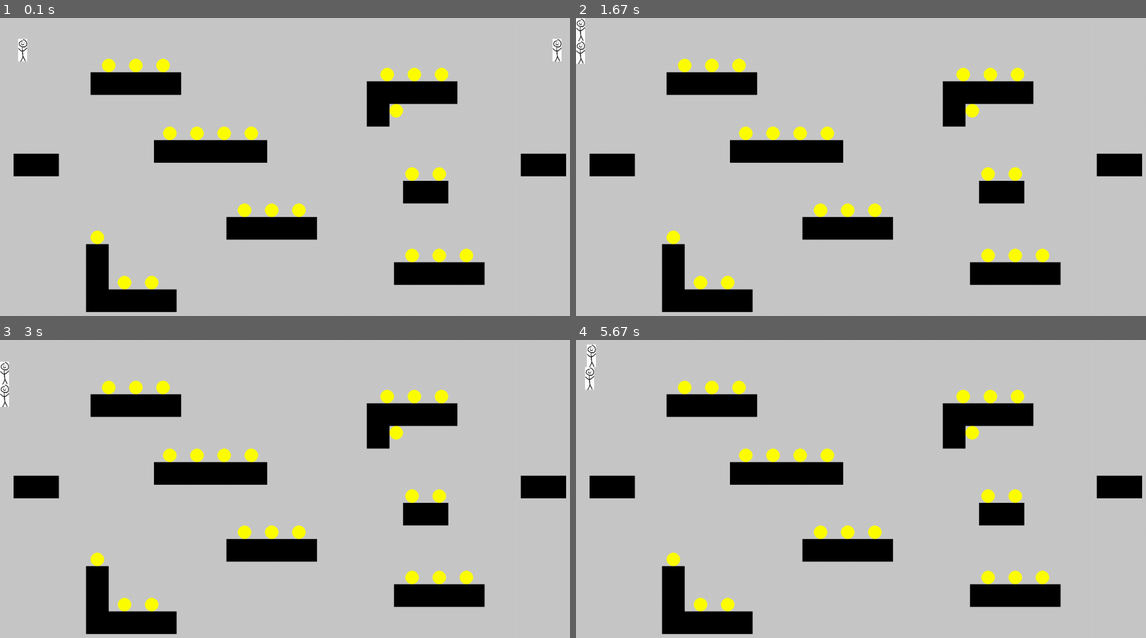
Above: before the commit, frames 1-4 (two rows, left to right).
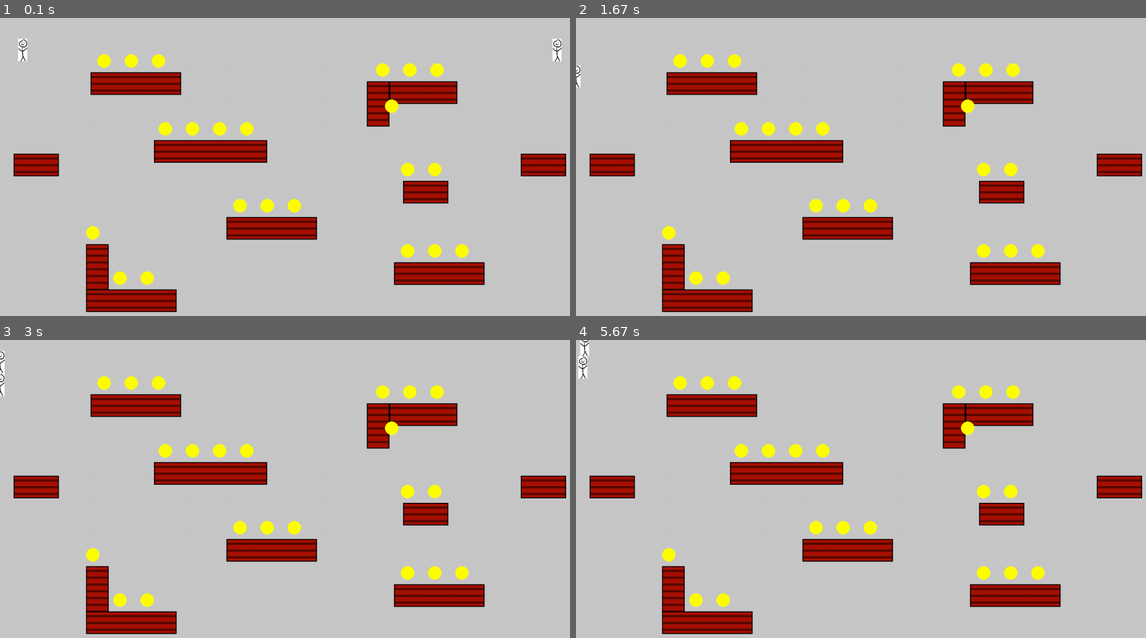
Above: after the commit, the same moments.

Repository: CS196Illinois/Group10-FA21
Game: pygame game, started from Project/game.py
Same seed, same stepped clock (60 frames per second), same inputs: the game is played once before the commit and once after it.
Inputs:
- Up to frame 1 (0.1 s): no input
- Up to frame 2 (1.67 s): hold A 0.33-0.8 s; hold Right 0.33-0.8 s; hold Right 0.83-1.3 s; hold D 0.83-1.3 s; tap Space at 0.9, 1.2, 1.4 s; hold Up 1.33-1.63 s; hold W 1.33-1.63 s
- Up to frame 3 (3 s): hold Right 1.67-2.13 s; hold D 1.67-2.13 s; tap Space at 1.73, 2.03, 2.23, 2.53, 2.8 s; hold Left 2.17-2.7 s; hold A 2.17-2.7 s; hold Down from 2.73 s (still down); hold S from 2.73 s (still down)
- Up to frame 4 (5.67 s): release Down at 3.03 s; release S at 3.03 s; hold Left 3.07-3.47 s; hold A 3.07-3.47 s; tap Space at 3.13, 3.43, 3.57, 3.97, 4.27, 4.63, 5.03, 5.33, 5.53 s; hold Up 3.5-3.87 s; hold W 3.5-3.87 s; hold Right 3.9-4.53 s; hold D 3.9-4.53 s; hold Down 4.57-4.93 s; hold S 4.57-4.93 s; hold Left 4.97-5.43 s; hold A 4.97-5.43 s; hold Right from 5.47 s (still down); hold D from 5.47 s (still down)

The runs differ from the first frame. In frame 1, 12% of the frame differs, in the area x 2-100%, y 12-99%; in frame 2, 12%; in frame 3, 12%; in frame 4, 12%, in the area x 0-100%, y 0-99%.

Commit message:
redo player 2 code, add platform changes

Diff:
--- a/Project/game.py
+++ b/Project/game.py
@@ -12,7 +12,6 @@
     KEYDOWN,
     K_SPACE,
     QUIT,
-    Color,
     K_w,
     K_a,
     K_s,
@@ -25,37 +24,36 @@
 SCREEN_WIDTH = 1280
 SCREEN_HEIGHT = 720
 
-PLAYER_ONE_START_X = 0
-PLAYER_ONE_START_Y = 0
 PLAYER_MOVE_SPEED = 8
 
 class Player(pygame.sprite.Sprite):
 
-    def __init__(self):
+    def __init__(self, xPos, yPos, controlDict):
         super(Player, self).__init__()
         self.surf = pygame.transform.scale(pygame.image.load("Project/playerSprite.png").convert(), (20,50))
-        self.rect = self.surf.get_rect(center = (50,50))
+        self.rect = self.surf.get_rect(center = (xPos, yPos))
         self.dx, self.dy = 0, 0
         self.touchingPlatform = False
         self.score = 0
+        self.controlDict = controlDict
 
 
     def update(self, pressed_keys, possibleCollisionSprites):
         self.moving = False
 
-        if pressed_keys[K_UP] and self.touchingPlatform:
+        if pressed_keys[self.controlDict["jump"]] and self.touchingPlatform:
             self.dy = -20
-        if pressed_keys[K_DOWN]:
+        if pressed_keys[self.controlDict["down"]]:
             #debug float, replace with groundpound later
             self.dy = 5
-        if pressed_keys[K_LEFT]:
+        if pressed_keys[self.controlDict["left"]]:
             self.moving = True
             if self.dx > PLAYER_MOVE_SPEED * -1:
                 if self.touchingPlatform:
                     self.dx -= 2
                 else:
                     self.dx -= 1
-        if pressed_keys[K_RIGHT]:
+        if pressed_keys[self.controlDict["right"]]:
             self.moving = True
             if self.dx < PLAYER_MOVE_SPEED:
                 if self.touchingPlatform:
@@ -91,11 +89,6 @@
         self.collidedList.remove(self) #prevent the player from colliding with itself
         self.touchingPlatform = False
 
-
-        #if no collisions, you're done, just return
-        if not self.collidedList:
-            return
-
         #if there are collisions, you need to push the player out of those future collisions now
         #this might have buggy results if multiple platforms are collided or have contradicting pushouts
         for collidedSprite in self.collidedList:
@@ -127,130 +120,17 @@
                     self.rect.move_ip(collidedSprite.rect.right - self.rect.left, 0)
                     self.dx = 0
 
-        if self.rect.left < 0:
-            self.rect.left = 0
-        elif self.rect.right > SCREEN_WIDTH:
-            self.rect.right = SCREEN_WIDTH
-        if self.rect.top <= 0:
-            self.rect.top = 0
-        elif self.rect.bottom >= SCREEN_HEIGHT:
-            self.rect.bottom = SCREEN_HEIGHT
-
-class Player2(pygame.sprite.Sprite):
-
-    def __init__(self):
-        super(Player2, self).__init__()
-        self.surf = pygame.transform.scale(pygame.image.load("Project/playerSprite.png").convert(), (20,50))
-        self.rect = self.surf.get_rect(center = (SCREEN_WIDTH-50,50))
-        self.dx, self.dy = 0, 0
-        self.touchingPlatform = False
-        self.score = 0
-
-
-    def update(self, pressed_keys, possibleCollisionSprites):
-        self.moving = False
-
-        if pressed_keys[K_w] and self.touchingPlatform:
-            self.dy = -20
-        if pressed_keys[K_s]:
-            #debug float, replace with groundpound later
-            self.dy = 5
-        if pressed_keys[K_a]:
-            self.moving = True
-            if self.dx > PLAYER_MOVE_SPEED * -1:
-                if self.touchingPlatform:
-                    self.dx -= 2
-                else:
-                    self.dx -= 1
-        if pressed_keys[K_d]:
-            self.moving = True
-            if self.dx < PLAYER_MOVE_SPEED:
-                if self.touchingPlatform:
-                    self.dx += 2
-                else:
-                    self.dx += 1
-        #resets character position for demo
-        if pressed_keys[K_SPACE]:
-            self.dx = 0
-            self.dy = 0
-            self.rect.center = (0,0)
-            self.score = 0
-        #deceleration/friction
-        if self.touchingPlatform and not self.moving:
-            self.dx = 0
-
-        for coin in pygame.sprite.spritecollide(self, coin_sprites, True, collided = None):
-            self.score += 1
-            coin.kill()
-            print(self.score)
-
-        # cool collision detection below here
-        self.dy += 1
-        self.oldrect = self.rect.copy()
-        #steps forward one tick of movement and sees if there is a collision then
-        self.rect.move_ip(self.dx,self.dy)
-        self.collidedList = pygame.sprite.spritecollide(self, possibleCollisionSprites, False)
-        self.collidedList.remove(self) #prevent the player from colliding with itself
-        self.touchingPlatform = False
-
-
-        #if no collisions, you're done, just return
-        if not self.collidedList:
-                return
-
-        #if there are collisions, you need to push the player out of those future collisions now
-        #this might have buggy results if multiple platforms are collided or have contradicting pushouts
-        for collidedSprite in self.collidedList:
-            #check if player is directly above or below other sprite
-            #we use oldrect for comparison to prevent pushing into the sides causing the square to jump to the top
-            if collidedSprite.rect.left < self.oldrect.right and collidedSprite.rect.right > self.oldrect.left:
-
-                #if player is above collided sprite
-                if collidedSprite.rect.top < self.rect.bottom and collidedSprite.rect.bottom > self.rect.bottom:
-                    self.rect.move_ip(0, collidedSprite.rect.top - self.rect.bottom) #push out of platform
-                    self.dy = 0
-                    self.touchingPlatform = True
-
-                #if player is below collided sprite
-                elif collidedSprite.rect.bottom > self.rect.top and collidedSprite.rect.top < self.rect.top:
-                    self.rect.move_ip(0, collidedSprite.rect.bottom - self.rect.top)
-                    self.dy = 0
-
-            #check if player is mainly left or right of other sprite
-            if collidedSprite.rect.top < self.rect.bottom and collidedSprite.rect.bottom > self.rect.top:
-
-                #if player is left of collided sprite
-                if collidedSprite.rect.left < self.rect.right and collidedSprite.rect.left > self.rect.left:
-                    self.rect.move_ip(collidedSprite.rect.left - self.rect.right, 0)
-                    self.dx = 0
-
-                #if player is right of collided sprite
-                elif collidedSprite.rect.right > self.rect.left and collidedSprite.rect.right < self.rect.right:
-                    self.rect.move_ip(collidedSprite.rect.right - self.rect.left, 0)
-                    self.dx = 0
-
-
-
-
-        if self.rect.left < 0:
-            self.rect.left = 0
-        elif self.rect.right > SCREEN_WIDTH:
-            self.rect.right = SCREEN_WIDTH
-        if self.rect.top <= 0:
-            self.rect.top = 0
-        elif self.rect.bottom >= SCREEN_HEIGHT:
-            self.rect.bottom = SCREEN_HEIGHT
 
 class Coin(pygame.sprite.Sprite):
     def __init__(self, xPos, yPos):
         super(Coin, self).__init__()
-        self.surf = pygame.Surface((50,50))
+        self.surf = pygame.Surface((30,30))
         self.surf.set_colorkey((0,0,0))
         self.rect = self.surf.get_rect(
             left = xPos,
             top = yPos
         )
-        pygame.draw.circle(self.surf, (255,255,0), (25,25), 15)
+        pygame.draw.circle(self.surf, (255,255,0), (15, 15), 15)
 
 
 class Platform(pygame.sprite.Sprite):
@@ -262,6 +142,9 @@
             left = xPos,
             top = yPos
         )
+        pygame.draw.rect(self.surf, (168, 17, 0), pygame.Rect(2, 2, self.rect.width - 4, self.rect.height - 4))
+        for i in range(8, self.rect.height - 2, 15):
+            pygame.draw.rect(self.surf, (87, 9, 0), pygame.Rect(2, i, self.rect.width - 4, 5))
 
 # helper function that creates a new platform and adds it to the needed sprite groups
 def newPlatform(xPos, yPos, xSize, ySize):
@@ -269,26 +152,43 @@
     solid_sprites.add(myPlatform)
     all_sprites.add(myPlatform)
 
+def newCoin(xPos, yPos):
+    myCoin = Platform(xPos, yPos)
+    coin_sprites.add(myCoin)
+    all_sprites.add(myCoin)
+
 pygame.init()
 
 clock = pygame.time.Clock()
 
 screen = pygame.display.set_mode((SCREEN_WIDTH, SCREEN_HEIGHT))
 
-
-
-player = Player()
-player2 = Player2()
+# player control dictonary, mapping an action to a keypress
+p1ControlDict = {
+    "jump": K_w,
+    "left": K_a,
+    "down": K_s,
+    "right": K_d
+}
+p2ControlDict = {
+    "jump": K_UP,
+    "left": K_LEFT,
+    "down": K_DOWN,
+    "right": K_RIGHT
+}
+
+player1 = Player(50, 50, p1ControlDict)
+player2 = Player(SCREEN_WIDTH - 50, 50, p2ControlDict)
 
 
 all_sprites = pygame.sprite.Group()
-all_sprites.add(player)
+all_sprites.add(player1)
 all_sprites.add(player2)
 
 
 #solid means that players cannot overlap that object (players should be solid to each other)
 solid_sprites = pygame.sprite.Group()
-solid_sprites.add(player)
+solid_sprites.add(player1)
 solid_sprites.add(player2)
 
 # (xpos, ypos, xsize, ysize): xpos, ypos represents coordinates of the top left corner
@@ -318,6 +218,7 @@
 
 # create Coin instances
 # this part of code is not elegent, but I do not know how to make it better...
+# later, replace this with some way to randomly generate coins
 coin_sprites = pygame.sprite.Group()
 def AddCoin():
     coin1 = Coin(190,460)
@@ -415,7 +316,7 @@
 
     pressed_keys = pygame.key.get_pressed()
 
-    player.update(pressed_keys, solid_sprites)
+    player1.update(pressed_keys, solid_sprites)
     player2.update(pressed_keys, solid_sprites)
 
     screen.fill((200, 200, 200))
